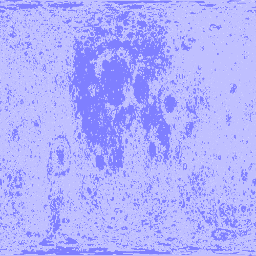
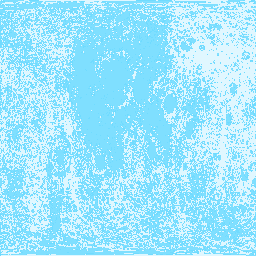
Revision of a layered 256px x 256px image; what changed, layer by layer:
painted on "high" over [0, 0, 256, 256]
"low": opacity 25% → 12%, painted on it over [0, 0, 256, 256]
